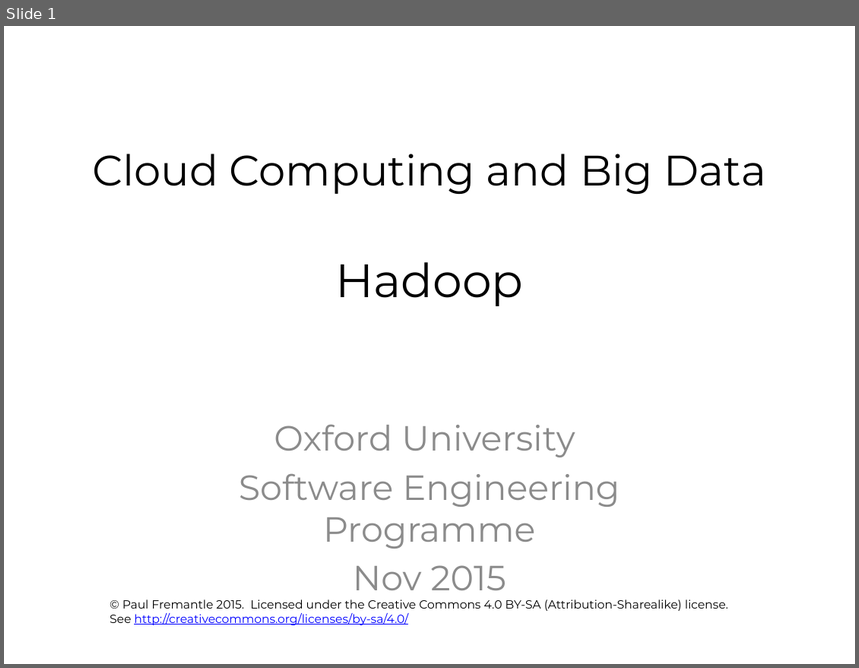
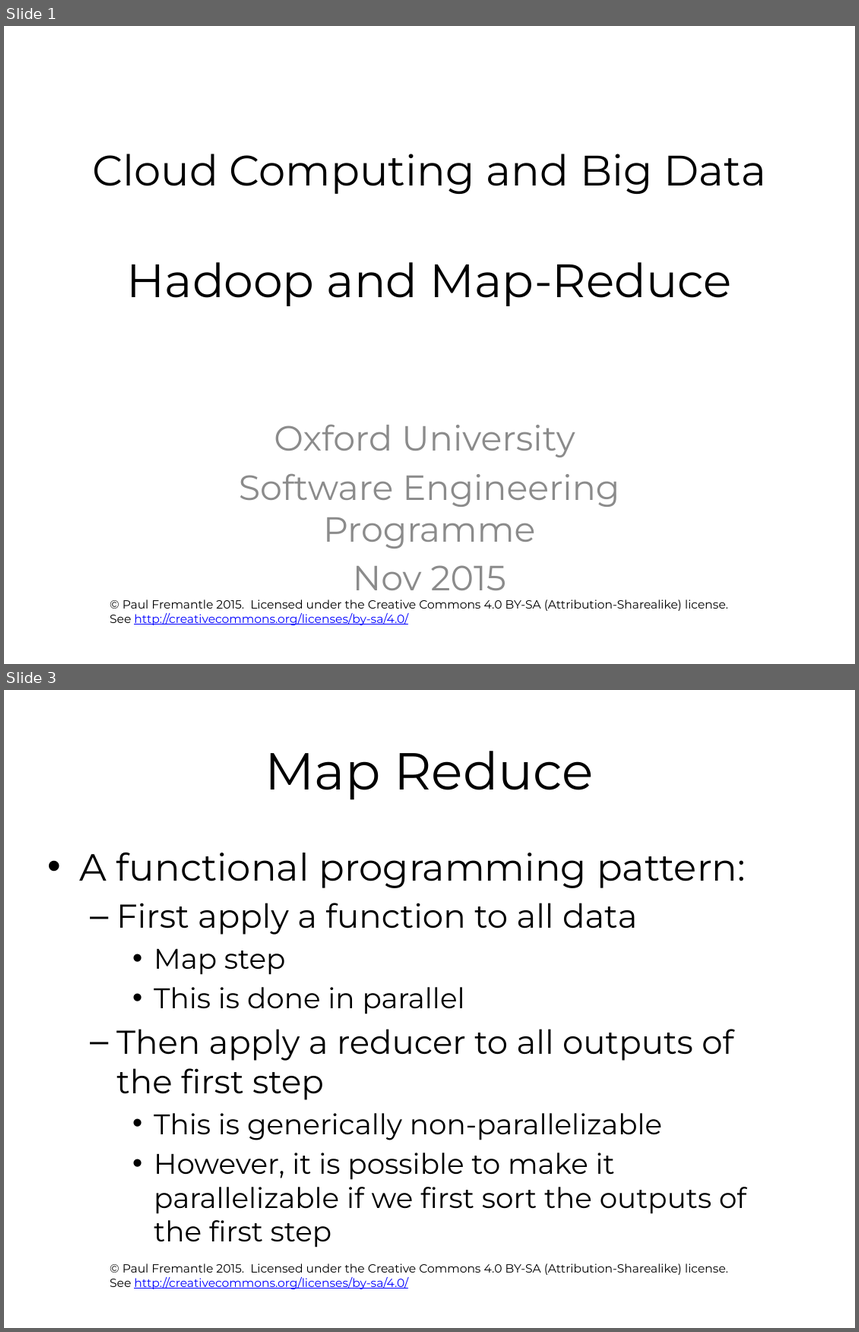
Before and after one commit to pzfreo/ox-clo, a slide deck: pres-source/05-hadoop.pptx. Shown one above the other, each under a label of ours: slide 1 before the commit, slides 1 and 3 after it; the slides between them are not shown. The pictures are 859x668 and 859x1332 pixels, drawn with LibreOffice and Linux fonts; fonts in the diff are those of the drawing; background and template pictures are left out. Boxes give left, top, right and bottom in pixels: in the first picture for what was removed or moved away, otherwise in the second. Text is boxed around its words. In the diff, an @@ line names an element or a change of style, - is before the commit and + after.

```diff
--- a/pres-source/05-hadoop.pptx
+++ b/pres-source/05-hadoop.pptx
@@ slide 3 added at (4,690,855,1328), background #FFFFFF; not listed: 1 template element that a slide beside it also shows @@
@@ title added at (265,751,595,800), 44 pt, text #000000 @@
+Map Reduce
@@ text added at (79,852,747,1248), 24 pt, text #000000 @@
+• A functional programming pattern:
+  – First apply a function to all data
+    • Map step
+    • This is done in parallel
+  – Then apply a reducer to all outputs of the first step
+    • This is generically non-parallelizable
+    • However, it is possible to make it parallelizable if we first sort the outputs of the first step
@@ slide 1 changed as well @@
@@ title at (92,154,767,306): text changed @@
-Cloud Computing and Big Data
-Hadoop
+Cloud Computing and Big Data
+Hadoop and Map-Reduce
```
Also in this commit, not shown: 26 other slides added, 1 slide removed, 1 other file.
